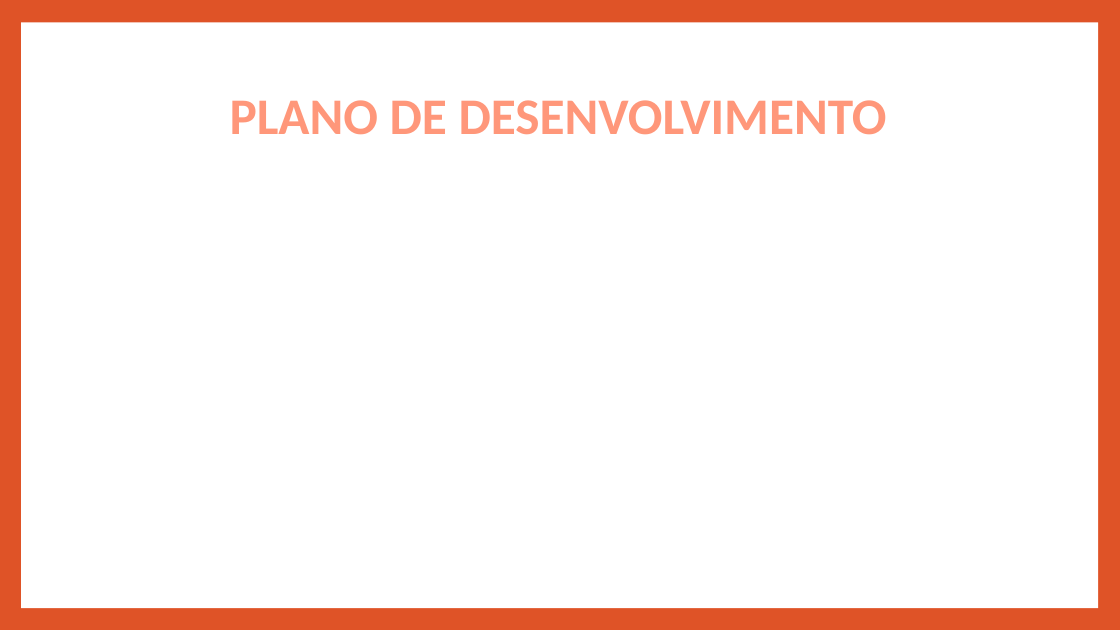
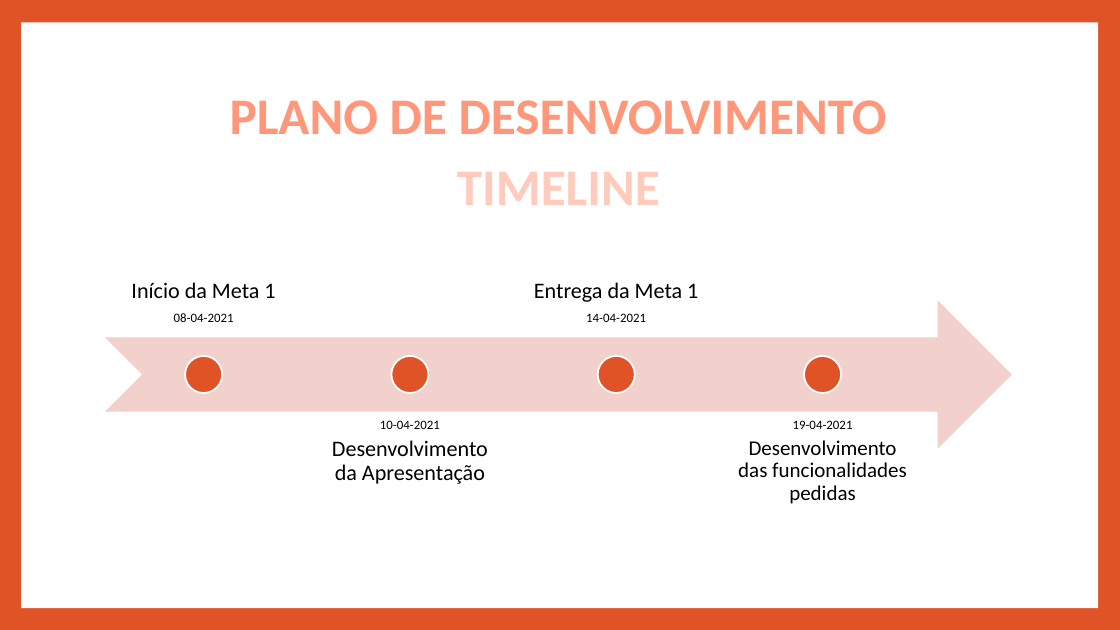
Before and after one commit to pedrotiag0/BD-Leiloes, a slide deck: slide 10 of Meta1/Apresentacao Meta 1 - BD.pptx. Drawn at 1120x630 pixels with LibreOffice and Linux fonts; fonts in the diff are those of the drawing. Boxes give left, top, right and bottom in pixels: in the first picture for what was removed or moved away, otherwise in the second. Text is boxed around its words. In the diff, an @@ line names an element or a change of style, - is before the commit and + after.

Commit message:
Plano Desenvolvimento - Timeline

```diff
--- a/Meta1/Apresentacao Meta 1 - BD.pptx
+++ b/Meta1/Apresentacao Meta 1 - BD.pptx
@@ text added at box(457, 172, 660, 205), 44 pt, text #FFCBBD, bold @@
+TIMELINE
@@ group added at box(105, 282, 1012, 504): 4 texts, 4 ellipses, 1 notched right arrow @@
+Início da Meta 1
+08-04-2021
+10-04-2021
+Desenvolvimento da Apresentação
+Entrega da Meta 1
+14-04-2021
+19-04-2021
+Desenvolvimento das funcionalidades pedidas
```
Also in this commit, not shown: 3 other files.
